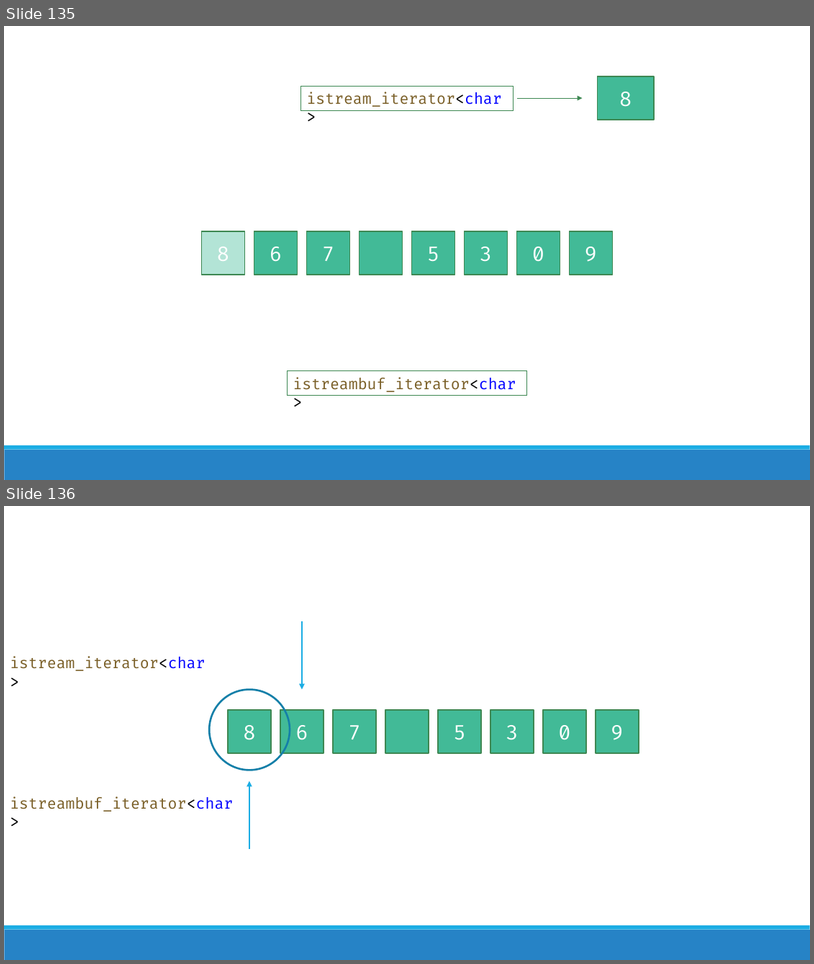
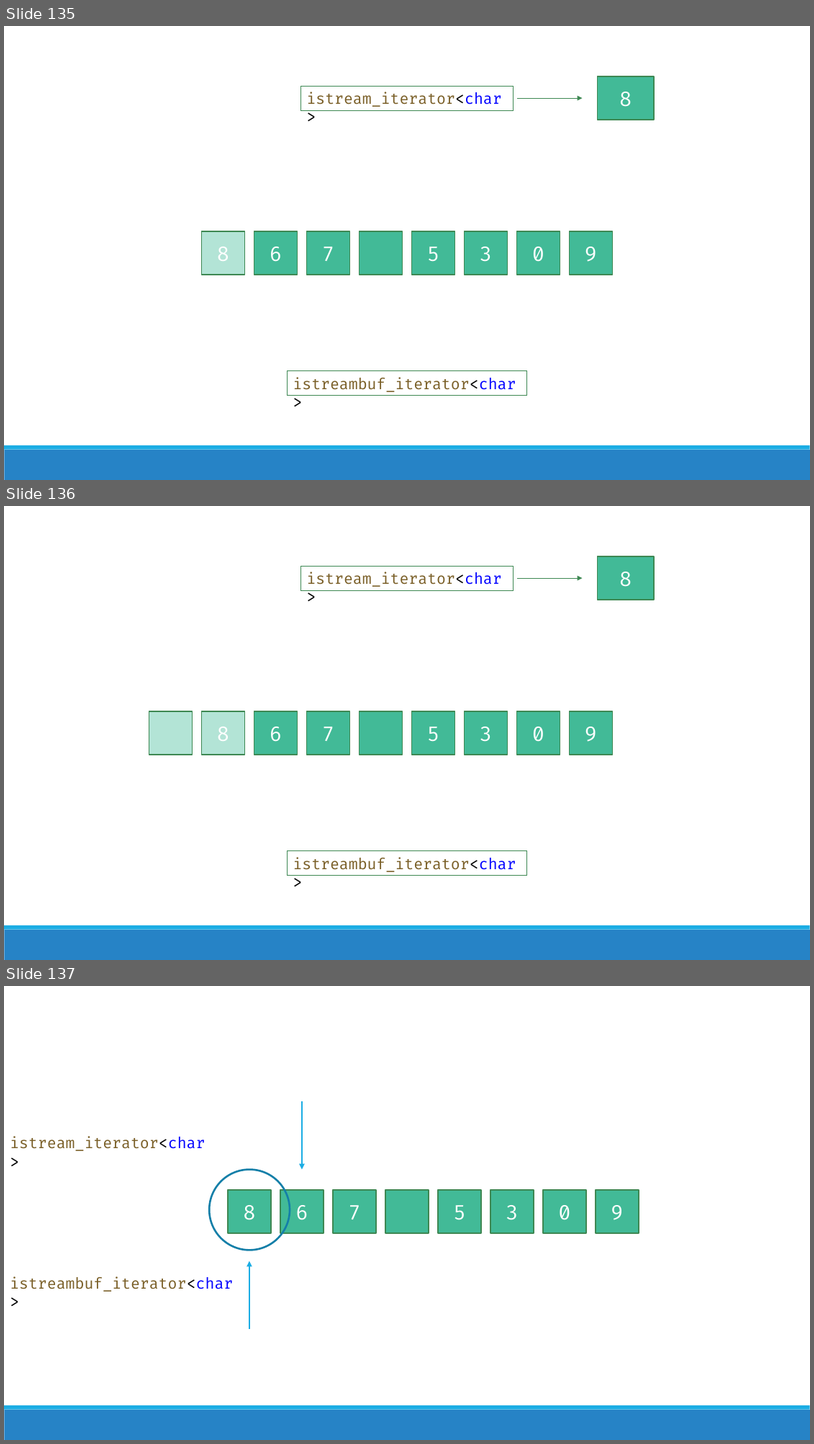
Before and after one commit to brevzin/cpp_proposals, a slide deck: talks/202305_cppnow/take(5).pptx. Shown one above the other, each under a label of ours: slides 135 and 136 before the commit, slides 135, 136 and 137 after it. The pictures are 814x964 and 814x1444 pixels, drawn with LibreOffice and Linux fonts; fonts in the diff are those of the drawing. Boxes give left, top, right and bottom in pixels: in the first picture for what was removed or moved away, otherwise in the second. Text is boxed around its words. In the diff, an @@ line names an element or a change of style, - is before the commit and + after.

```diff
--- a/talks/202305_cppnow/take(5).pptx
+++ b/talks/202305_cppnow/take(5).pptx
@@ slide 136 added at box(4, 506, 810, 960), background #FFFFFF; not listed: 2 template elements that a slide beside it also shows @@
@@ rectangle added at box(301, 566, 514, 590), outline #3E8853 0.75 pt, 18 pt, text #795E26 @@
+istream_iterator<char>
@@ rectangle added at box(598, 556, 655, 599), fill #42BA97, outline #3E8853 1.25 pt, 24 pt, text #FFFFFF @@
+8
@@ arrow added from (517, 578) to (583, 578), #3E8853 1 pt @@
@@ rectangle added at box(149, 711, 192, 754), fill #B3E4D6, outline #3E8853 1.25 pt @@
@@ rectangle added at box(202, 711, 244, 754), fill #B3E4D6, outline #3E8853 1.25 pt, 24 pt, text #FFFFFF @@
+8
@@ rectangle added at box(255, 711, 298, 754), fill #42BA97, outline #3E8853 1.25 pt, 24 pt, text #FFFFFF @@
+6
@@ rectangle added at box(307, 711, 350, 754), fill #42BA97, outline #3E8853 1.25 pt, 24 pt, text #FFFFFF @@
+7
@@ rectangle added at box(359, 711, 402, 754), fill #42BA97, outline #3E8853 1.25 pt @@
@@ rectangle added at box(412, 711, 455, 754), fill #42BA97, outline #3E8853 1.25 pt, 24 pt, text #FFFFFF @@
+5
@@ rectangle added at box(464, 711, 507, 754), fill #42BA97, outline #3E8853 1.25 pt, 24 pt, text #FFFFFF @@
+3
@@ rectangle added at box(517, 711, 560, 754), fill #42BA97, outline #3E8853 1.25 pt, 24 pt, text #FFFFFF @@
+0
@@ rectangle added at box(570, 711, 612, 754), fill #42BA97, outline #3E8853 1.25 pt, 24 pt, text #FFFFFF @@
+9
@@ rectangle added at box(287, 851, 527, 875), outline #3E8853 0.75 pt, 18 pt, text #795E26 @@
+istreambuf_iterator<char>
@@ what was slide 136 is now slide 137 @@
```
Also in this commit, not shown: 6 slides changed, 25 other slides added, 4 slides removed.
